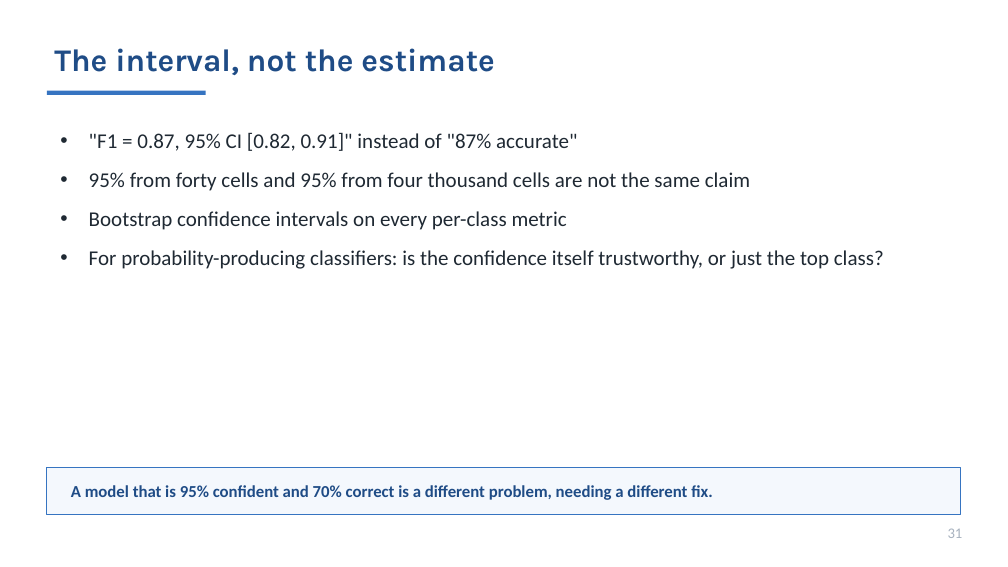
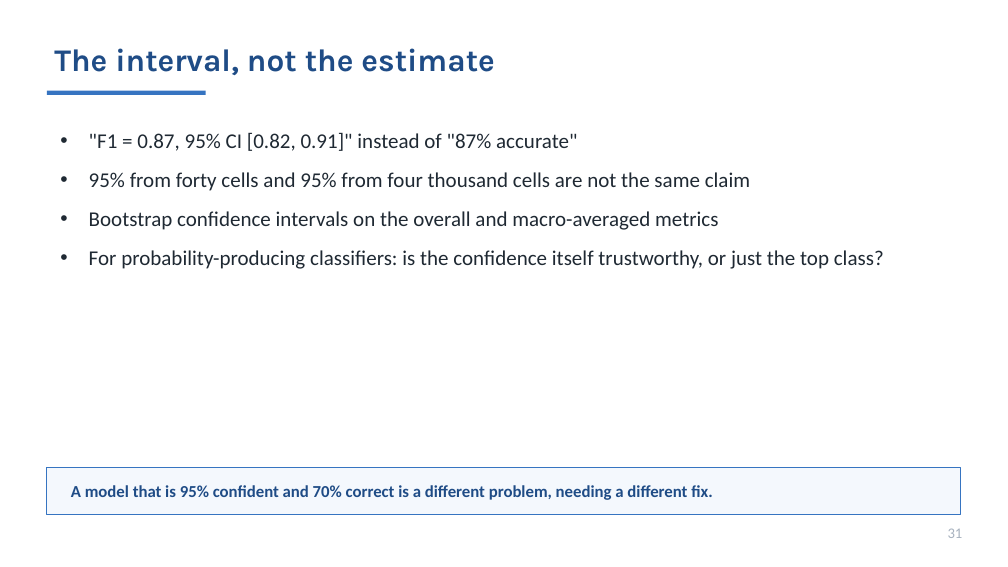
Before and after one commit to MichaelSNelson/BINA-I2K-2026-QuPath-Extensions, a slide deck: slide 31 of I2K_2026_QuPath_Extensions.pptx. Drawn at 1008x567 pixels with LibreOffice and Linux fonts; fonts in the diff are those of the drawing. Boxes give left, top, right and bottom in pixels: in the first picture for what was removed or moved away, otherwise in the second. Text is boxed around its words. In the diff, an @@ line names an element or a change of style, - is before the commit and + after.

```diff
--- a/I2K_2026_QuPath_Extensions.pptx
+++ b/I2K_2026_QuPath_Extensions.pptx
@@ text at [89, 211, 718, 230]: text changed @@
-• Bootstrap confidence intervals on every per-class metric
+• Bootstrap confidence intervals on the overall and macro-averaged metrics
```
Also in this commit, not shown: 5 other slides changed, 10 other files.
